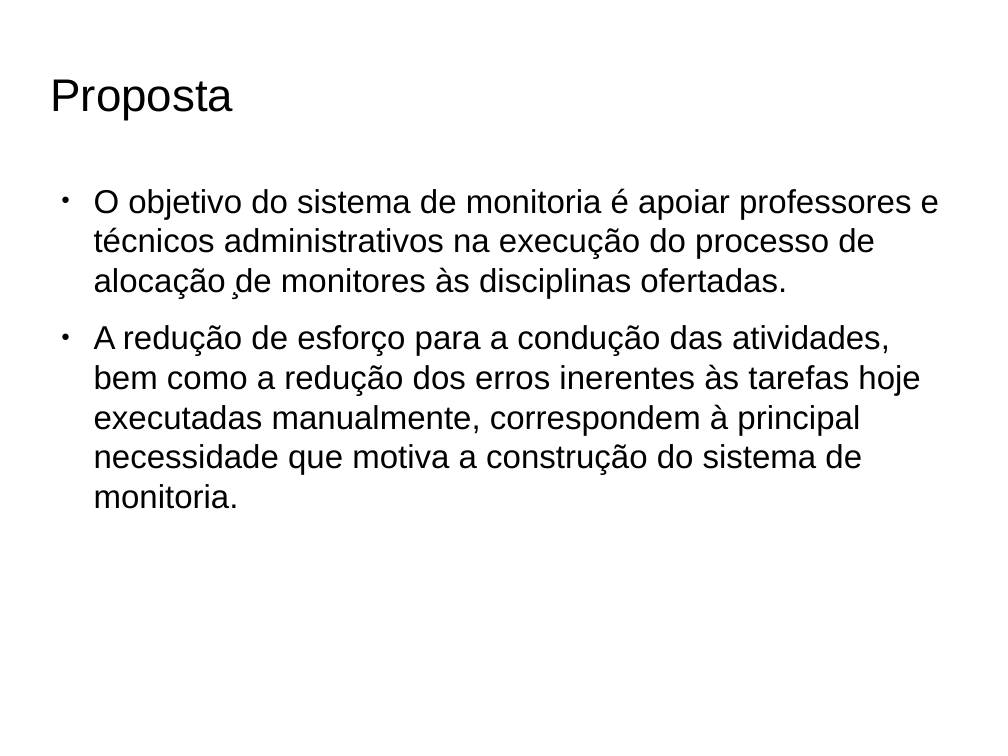
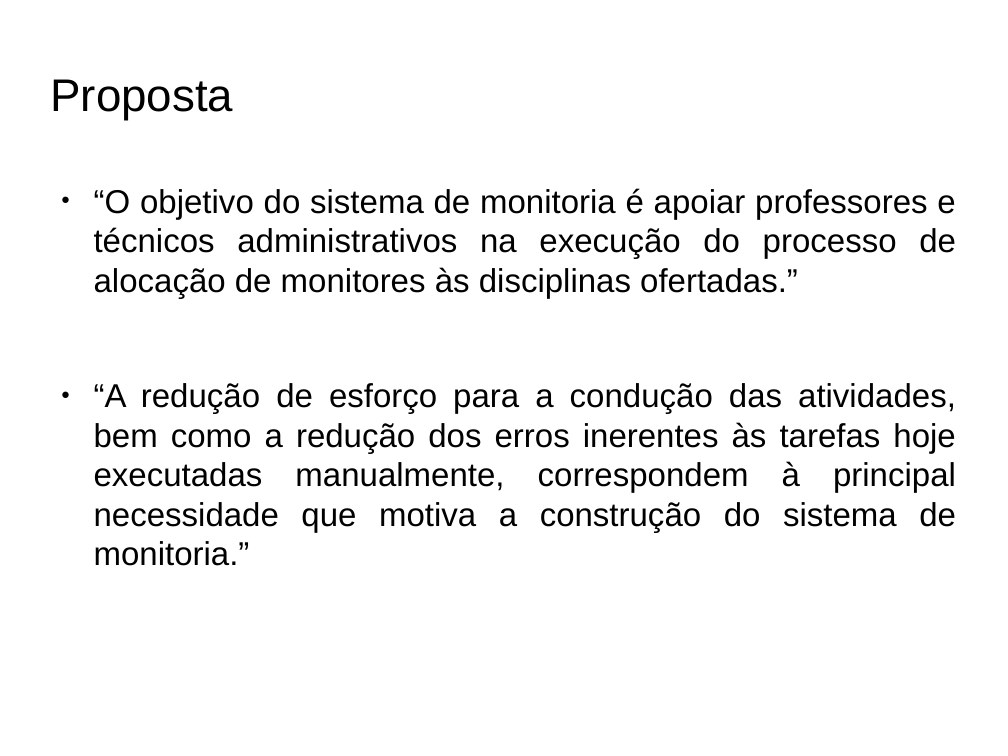
Before and after one commit to brunojus/cicmonit, a slide deck: slide 2 of Apresentacao.odp. Drawn at 1008x756 pixels with LibreOffice and Linux fonts; fonts in the diff are those of the drawing; background and template pictures are left out. Boxes give left, top, right and bottom in pixels: in the first picture for what was removed or moved away, otherwise in the second. Text is boxed around its words. In the diff, an @@ line names an element or a change of style, - is before the commit and + after.

```diff
--- a/Apresentacao.odp
+++ b/Apresentacao.odp
@@ text at (94, 188, 956, 566): text changed @@
-● O objetivo do sistema de monitoria é apoiar professores e técnicos administrativos na execução do processo de alocação ̧de monitores às disciplinas ofertadas.
-● A redução de esforço para a condução das atividades, bem como a redução dos erros inerentes às tarefas hoje executadas manualmente, correspondem à principal necessidade que motiva a construção do sistema de monitoria.
+● “O objetivo do sistema de monitoria é apoiar professores e técnicos administrativos na execução do processo de alocação de monitores às disciplinas ofertadas.”
+● “A redução de esforço para a condução das atividades, bem como a redução dos erros inerentes às tarefas hoje executadas manualmente, correspondem à principal necessidade que motiva a construção do sistema de monitoria.”
```
Also in this commit, not shown: 16 other slides changed, 2 slides removed.
